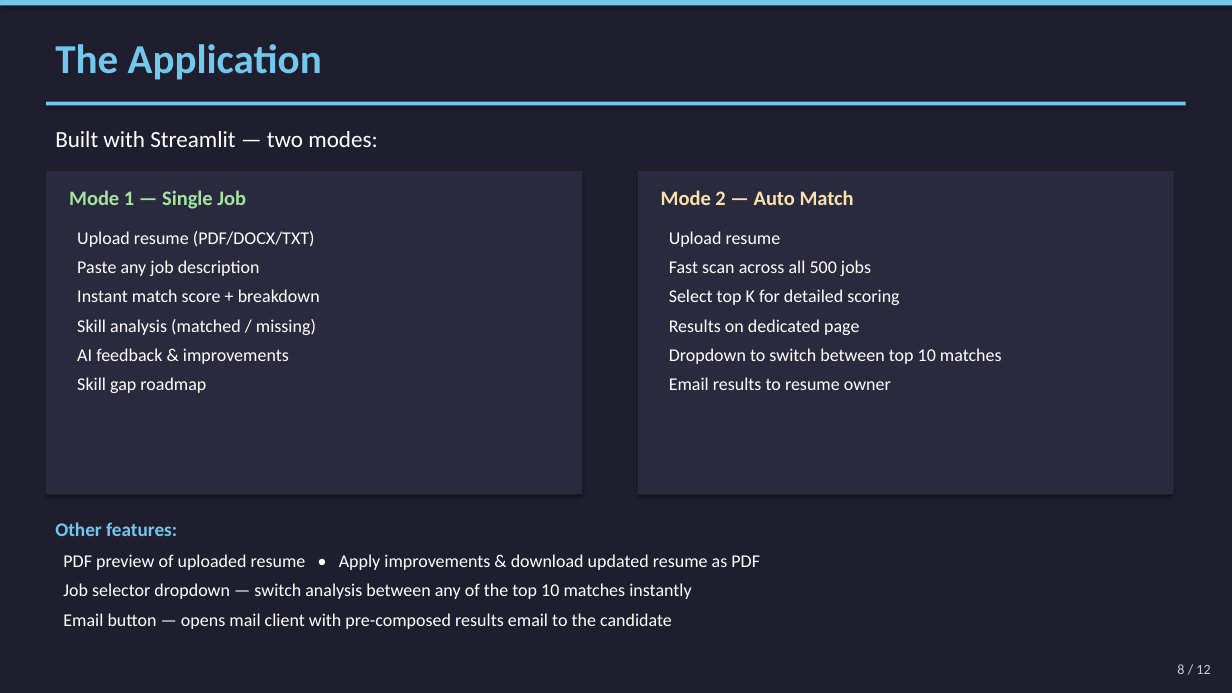
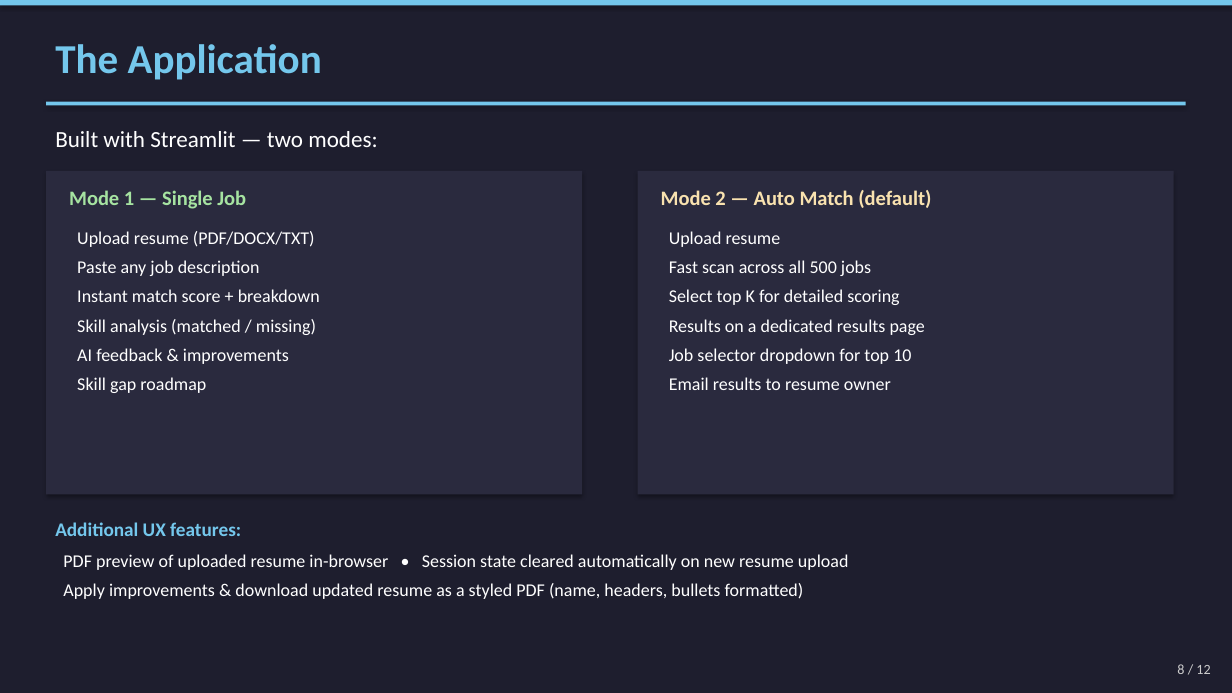
Before and after one commit to siemgls/ai-resume-job-matcher, a slide deck: slide 8 of AI_Resume_Job_Matcher_Presentation.pptx. Drawn at 1232x693 pixels with LibreOffice and Linux fonts; fonts in the diff are those of the drawing. Boxes give left, top, right and bottom in pixels: in the first picture for what was removed or moved away, otherwise in the second. Text is boxed around its words. In the diff, an @@ line names an element or a change of style, - is before the commit and + after.

```diff
--- a/AI_Resume_Job_Matcher_Presentation.pptx
+++ b/AI_Resume_Job_Matcher_Presentation.pptx
@@ text at bbox=[661, 190, 931, 208]: text changed @@
-Mode 2 — Auto Match
+Mode 2 — Auto Match (default)
@@ text at bbox=[669, 319, 925, 364]: text changed @@
-Results on dedicated page
-Dropdown to switch between top 10 matches
+Results on a dedicated results page
+Job selector dropdown for top 10
@@ text at bbox=[55, 522, 241, 536]: text changed @@
-Other features:
+Additional UX features:
@@ text at bbox=[63, 554, 849, 599]: text changed @@
-PDF preview of uploaded resume • Apply improvements & download updated resume as PDF
-Job selector dropdown — switch analysis between any of the top 10 matches instantly
-Email button — opens mail client with pre-composed results email to the candidate
+PDF preview of uploaded resume in-browser • Session state cleared automatically on new resume upload
+Apply improvements & download updated resume as a styled PDF (name, headers, bullets formatted)
```
Also in this commit, not shown: 9 other slides changed, 2 other files.
